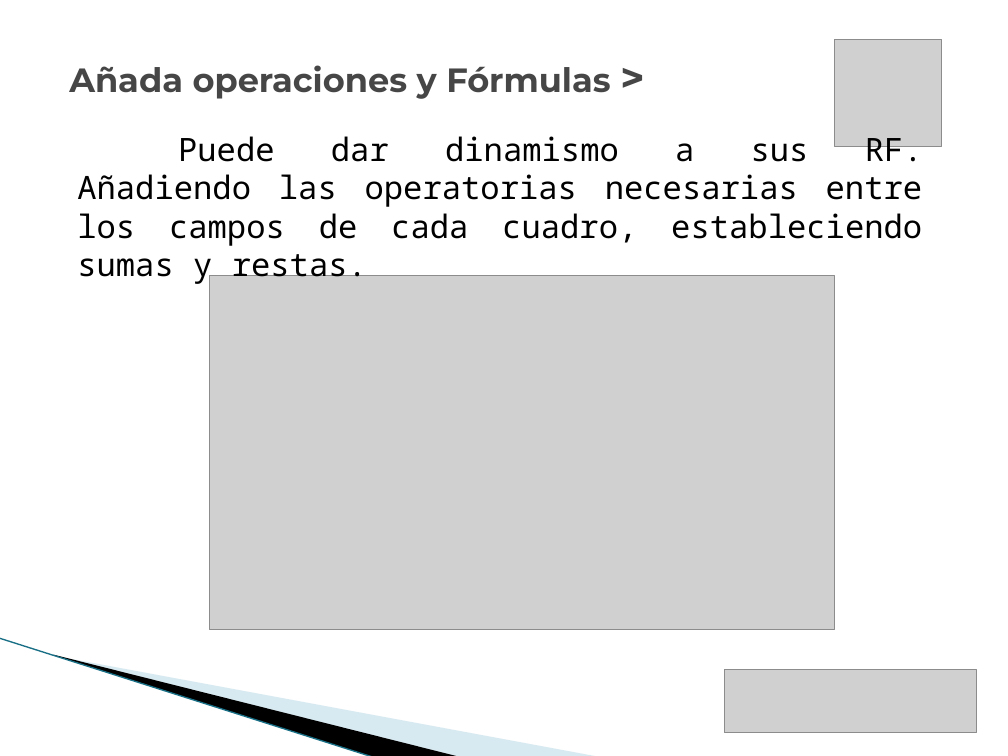
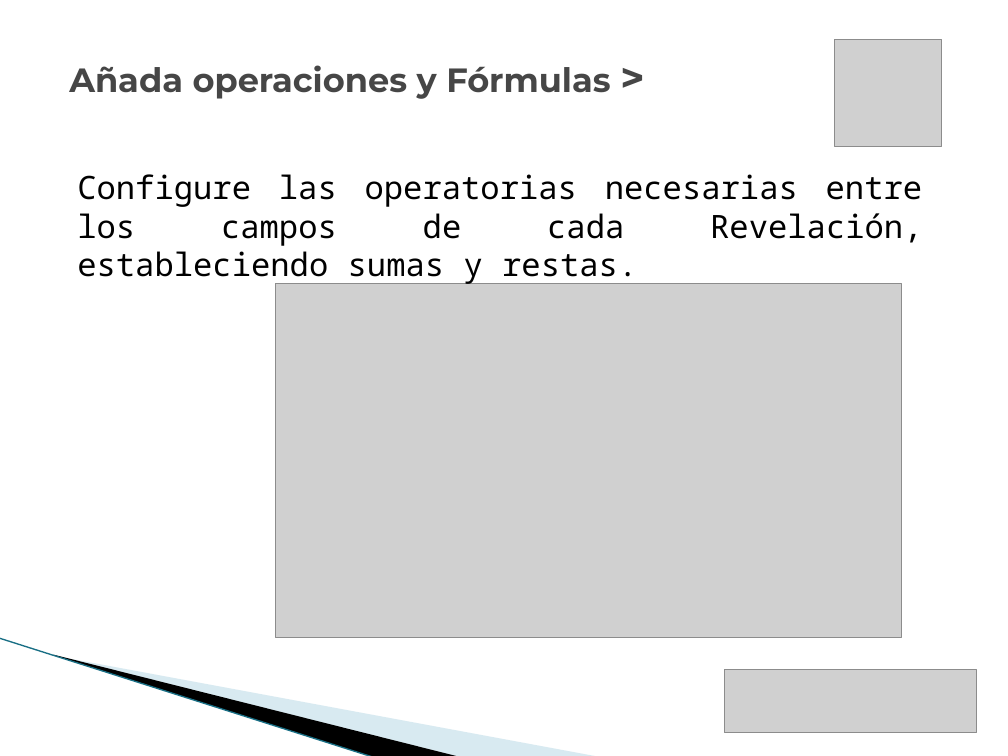
Before and after one commit to vicky1404/rev-ii, a slide deck: slide 14 of docs/comercial/brochure_2.pptx (slide 13 before the commit). Drawn at 1008x756 pixels with LibreOffice and Linux fonts; fonts in the diff are those of the drawing; grey boxes stand for pictures; background and template pictures are left out. Boxes give left, top, right and bottom in pixels: in the first picture for what was removed or moved away, otherwise in the second. Text is boxed around its words. In the diff, an @@ line names an element or a change of style, - is before the commit and + after.

```diff
--- a/docs/comercial/brochure_2.pptx
+++ b/docs/comercial/brochure_2.pptx
@@ text at bbox=[77, 174, 923, 286]: text changed @@
-Puede dar dinamismo a sus RF. Añadiendo las operatorias necesarias entre los campos de cada cuadro, estableciendo sumas y restas.
+Configure las operatorias necesarias entre los campos de cada Revelación, estableciendo sumas y restas.
@@ picture: place and size @@
-picture at bbox=[210, 275, 836, 630]
+picture at bbox=[275, 283, 901, 638]
```
Also in this commit, not shown: 15 other slides changed, 2 slides added.
